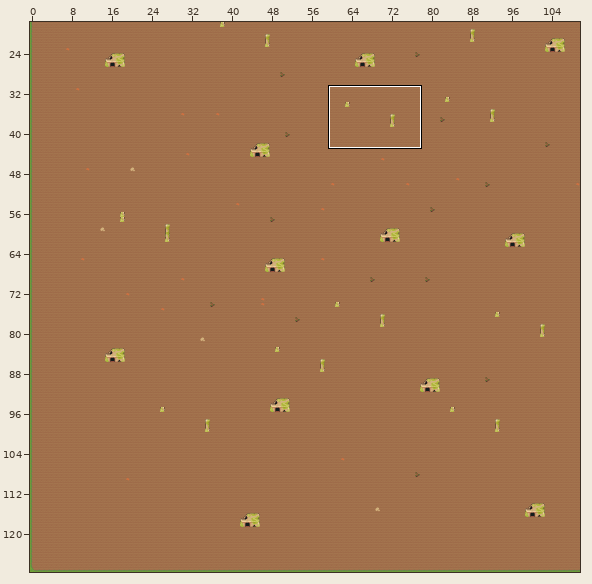
Tiled map, stored at NinjaSurvival/Content/Map/Middle4.tmx. The first picture is a wide view before the edit; the outline marks the close-up.
Close-up. As it was:
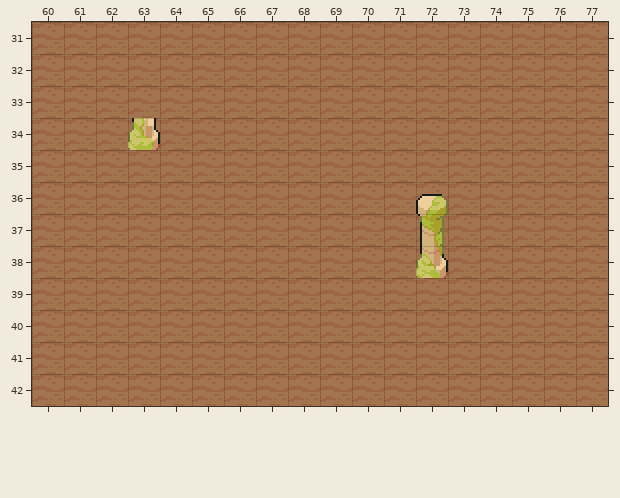
Cells are 16x16 px. Shown: x 60..77, y 31..42. The commit also changed other parts of the map, which this record leaves out.
After:
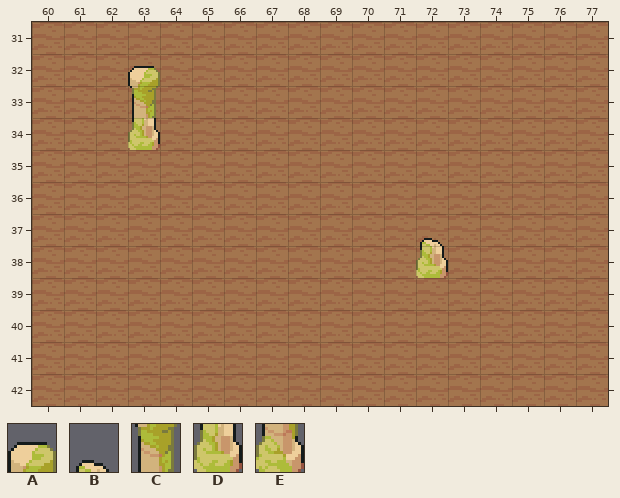
Key: from "AssestMap": A 2707, B 2708, C 2774, D 2775, E 2841.
_ is an empty cell.
Changes in this commit:
{"where": "layer \"DecorationLayer\""}
{"y":37,"x":72,"old":"_","new":"B"}
{"where": "layer \"CollisionLayer\""}
{"y":32,"x":63,"old":"_","new":"A"}
{"y":33,"x":63,"old":"_","new":"C"}
{"y":38,"x":72,"old":"E","new":"D"}
{"where": "layer \"OverlayLayer\""}
{"y":36,"x":72,"old":"A","new":"_"}
{"y":37,"x":72,"old":"C","new":"_"}
{"label":"added","picture_box":[128,66,160,118]}
{"label":"changed","picture_box":[416,194,448,278]}
